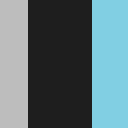
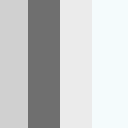
The second w=128, h=128 image is a revision of the first. Changes to its layers:
"Color Fill 3": opacity 100% → 9% over [92,0,128,128]
added layer "Color Fill 2 copy" (9%) above "Color Fill 2" over [60,0,92,128]
"Color Fill 2": opacity 100% → 64%, painted on it over [28,0,128,128]
"Color Fill 1": opacity 100% → 71%, painted on it over [0,0,128,128]
